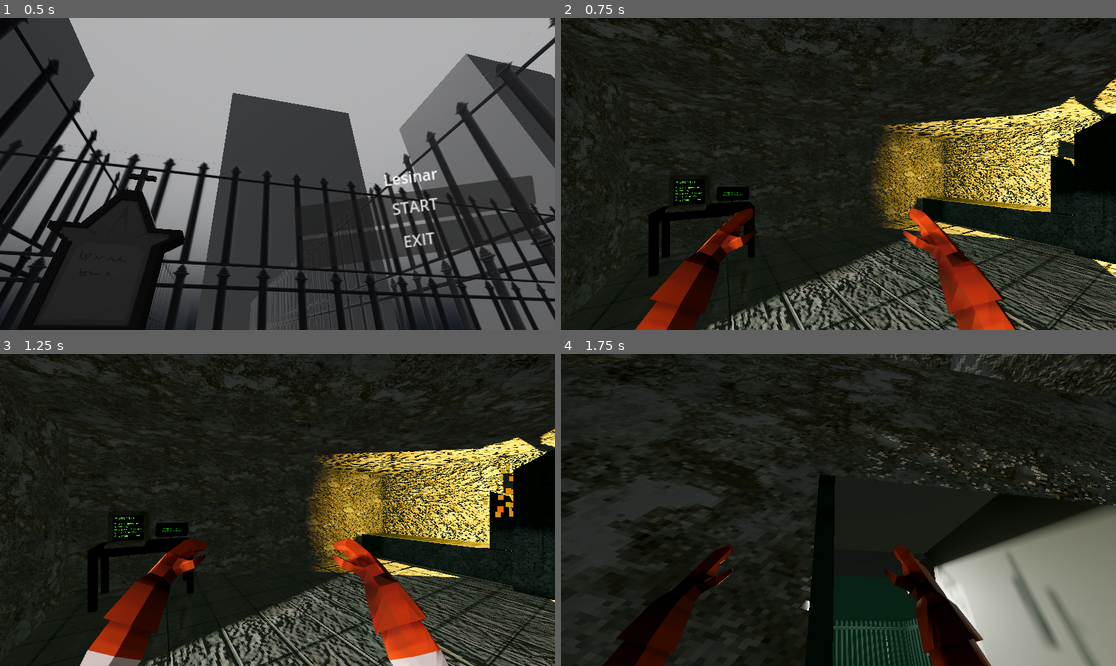
Above: before the commit, frames 1-4 (two rows, left to right).
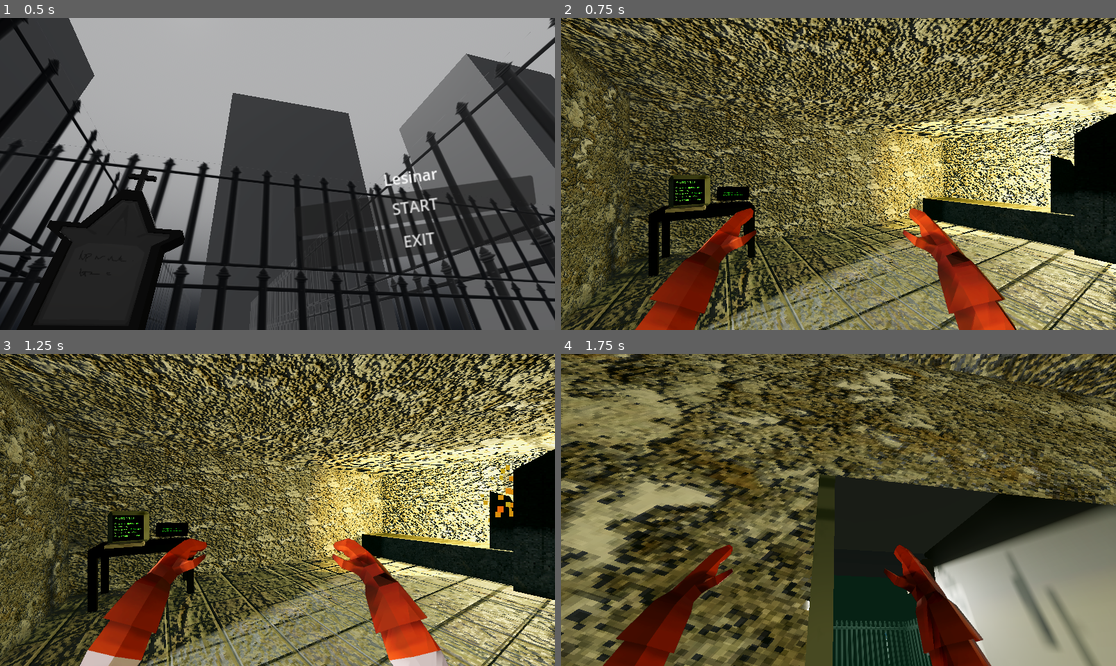
Above: after the commit, the same moments.

Repository: senseibobo/lesinar
Game: Godot game, scene res://menu/menu.tscn
Same seed, same stepped clock (60 frames per second), same inputs: the game is played once before the commit and once after it.
Inputs (mouse positions are in pixels of both pictures, inside the frame that each line leads up to):
- Up to frame 1 (0.5 s): no input
- Up to frame 2 (0.75 s): click "START" at 0.5 s
- Up to frame 3 (1.25 s): no input
- Up to frame 4 (1.75 s): move the mouse to (866, 510) at 1.27 s; hold W (up) from 1.28 s (still down); tap E (interact) at 1.35 s

Frame 1 is identical in both runs. In frame 2, 59% of the frame differs, in the area x 0-100%, y 0-100%; in frame 3, 58%; in frame 4, 61%.

Commit message:
added fill light to the room from crematorium

Diff:
--- a/disposal/krematorijum/krematorijum.tscn
+++ b/disposal/krematorijum/krematorijum.tscn
@@ -72,7 +72,7 @@
 script = ExtResource("1_jvw7t")
 corpse_begin_marker = NodePath("Marker3D")
 conveyor_belt_material = SubResource("StandardMaterial3D_jxpya")
-omni_light = NodePath("OmniLight3D")
+omni_light = NodePath("MainLight")
 scream_sound_player = NodePath("ScreamSoundPlayer")
 
 [node name="InteractCollision" type="CollisionShape3D" parent="."]
@@ -100,23 +100,33 @@
 transform = Transform3D(-4.37114e-08, 0, -1, 0, 1, 0, 1, 0, -4.37114e-08, -2.12625, -0.0189835, 0)
 
 [node name="ConveyorBelt" parent="crematorium" index="0"]
+layers = 8
 material_override = SubResource("StandardMaterial3D_jxpya")
+
+[node name="Crematorium" parent="crematorium" index="1"]
+layers = 8
 
 [node name="DoorLeft" parent="crematorium" index="2"]
 transform = Transform3D(0.129955, 0, -0.99152, 0, 1, 0, 0.99152, 0, 0.129955, 0.20703, 0, -0.944226)
+layers = 8
 
 [node name="DoorRight" parent="crematorium" index="3"]
 transform = Transform3D(0.0962974, 0, 0.995353, 0, 1, 0, -0.995353, 0, 0.0962974, -0.16187, 0, -0.9961)
+layers = 8
 
-[node name="GPUParticles3D" type="GPUParticles3D" parent="."]
+[node name="Frame" parent="crematorium" index="4"]
+layers = 8
+
+[node name="FireParticles" type="GPUParticles3D" parent="."]
 transform = Transform3D(1, 0, 0, 0, 1, 0, 0, 0, 1, -1.22848, 0.701431, 0)
 layers = 4
+cast_shadow = 0
 amount = 120
 explosiveness = 0.21
 process_material = SubResource("ParticleProcessMaterial_qv3ev")
 draw_pass_1 = SubResource("PlaneMesh_nnkax")
 
-[node name="OmniLight3D" type="OmniLight3D" parent="."]
+[node name="MainLight" type="OmniLight3D" parent="."]
 transform = Transform3D(1, 0, 0, 0, 1, 0, 0, 0, 1, -0.88938, 0.832141, 0)
 layers = 3
 light_color = Color(0.890196, 0.65098, 0.164706, 1)
@@ -124,6 +134,17 @@
 shadow_enabled = true
 shadow_caster_mask = 4294967291
 
+[node name="FillLight" type="OmniLight3D" parent="."]
+transform = Transform3D(1, 0, 0, 0, 1, 0, 0, 0, 1, -1.0762, 0.832141, 0)
+layers = 3
+light_color = Color(0.890196, 0.808055, 0.486466, 1)
+light_energy = 2.634
+light_indirect_energy = 2.649
+light_size = 0.361
+shadow_enabled = true
+shadow_caster_mask = 4294967287
+omni_range = 12.567
+
 [node name="ScreamSoundPlayer" type="AudioStreamPlayer3D" parent="."]
 stream = ExtResource("5_jxpya")
 max_polyphony = 3
